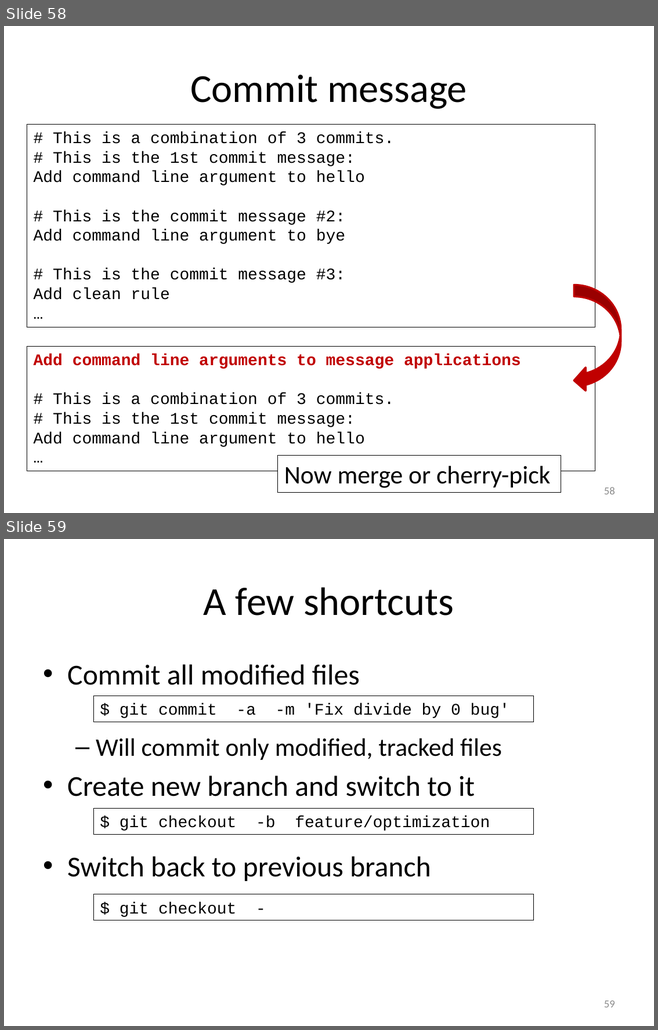
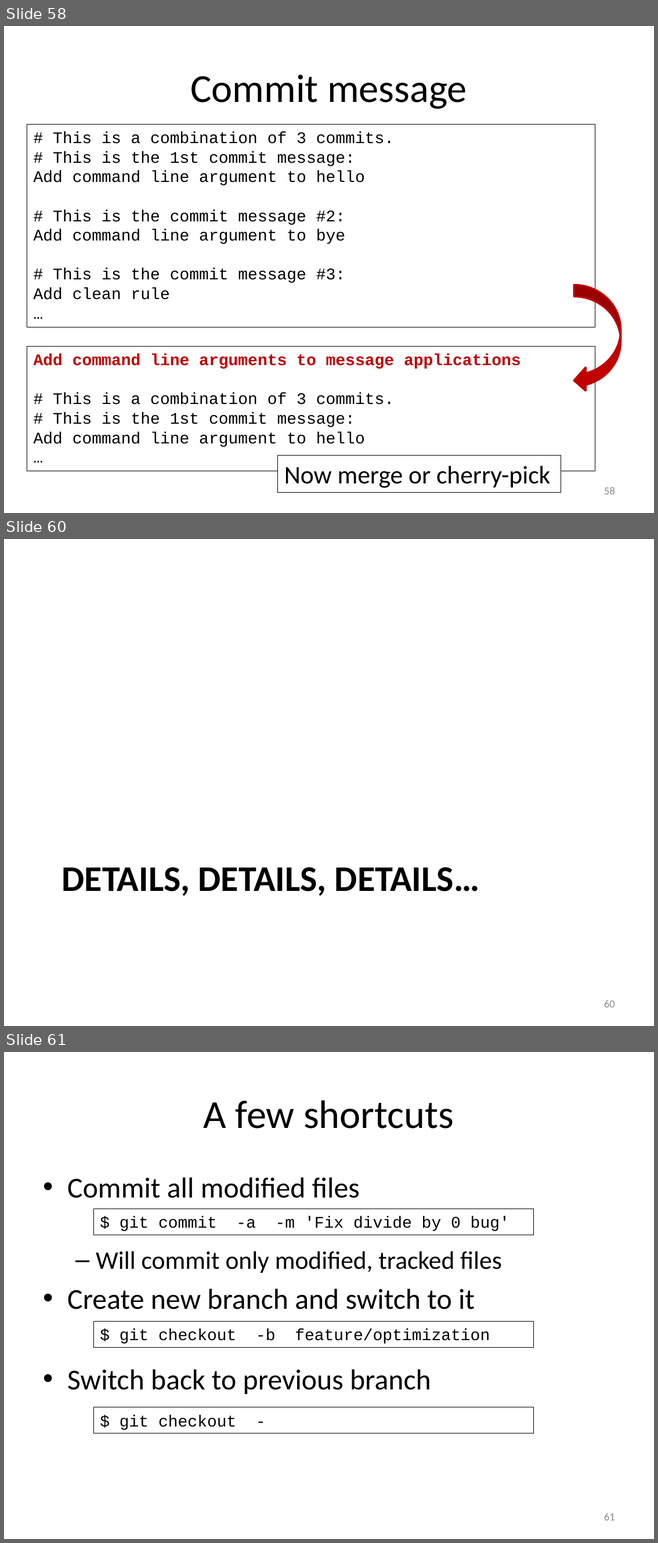
Before and after one commit to gjbex/training-material, a slide deck: LinuxTools/VersionControl/version_control_git.pptx. Shown one above the other, each under a label of ours: slides 58 and 59 before the commit, slides 58, 60 and 61 after it; the slides between them are not shown. The pictures are 658x1030 and 658x1543 pixels, drawn with LibreOffice and Linux fonts; fonts in the diff are those of the drawing. Boxes give left, top, right and bottom in pixels: in the first picture for what was removed or moved away, otherwise in the second. Text is boxed around its words. In the diff, an @@ line names an element or a change of style, - is before the commit and + after.

Commit message:
Add comparison between branches; new section title slide

```diff
--- a/LinuxTools/VersionControl/version_control_git.pptx
+++ b/LinuxTools/VersionControl/version_control_git.pptx
@@ slide 60 added at box(4, 539, 654, 1026), background #FFFFFF @@
@@ title added at box(62, 867, 479, 896), 40 pt, text #000000, bold @@
+DETAILS, DETAILS, DETAILS…
@@ page number added at box(604, 1000, 615, 1008), 12 pt, text #8C8C8C @@
+60
@@ what was slide 59 is now slide 61 @@
@@ page number at box(604, 1513, 615, 1521): text changed @@
-59
+61
```
Also in this commit, not shown: 1 other slide added.
